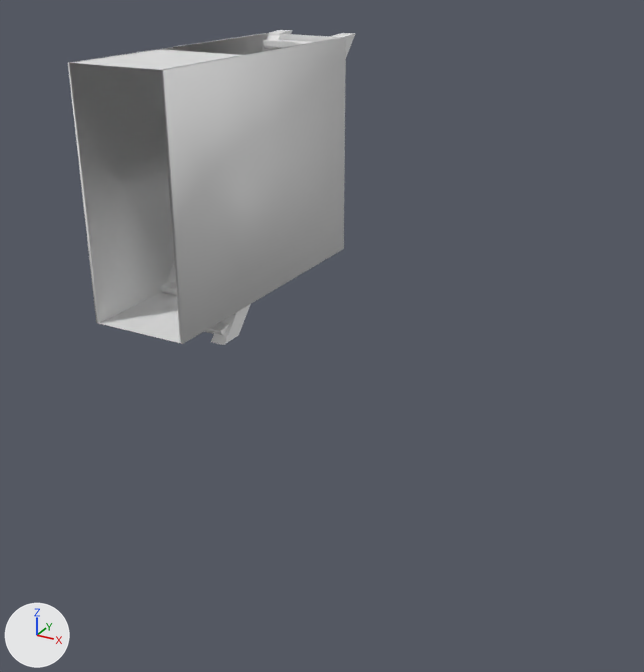
What one commit did to the FBX model Assets/Art/Models/Assets/escaleras_subterraneo.fbx.
Camera for both pictures: a 50 mm camera at (-3.96, -14.13, -1.8) aimed at (-8.35, -6.16, -5.79). The axes (+X, +Y, +Z) are drawn at lower left. The lights are the same throughout. The first picture is the older version. Materials are left out; every surface is plain grey. Where no turn or scale is listed for an object, it has been applied to the vertices.

Names of what the first picture shows: 'stairs_wood_regular_middle_1m_fantasy_005.002', 'wall_plain_5x4m_ext_009.002'.
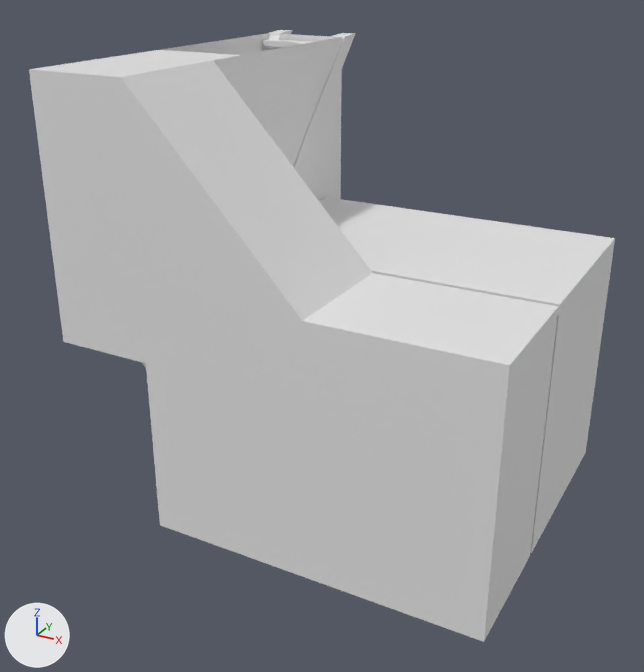
Where the change shows, as pixel boxes (x1, y1, x2, y2) in the pictures (644 x 672 px):
'Cube.001', added
    after: (29, 33, 615, 642)
'wall_plain_5x4m_ext_009.002', deleted
    before: (68, 33, 346, 344)

The change, as a list of edits to the scene's bpy script:
```text
Add me_cube_001:
    me_cube_001.from_pydata(...)  # 90 vertices, 87 faces; spans x -2.11..2.61, y -2.45..1.7, z -1.74..2.92
Add me_scene_129:
    me_scene_129.from_pydata(...)  # 172 vertices, 242 faces; spans x -1.68..0.52, y -0.57..0.54, z -0.53..1.53
Remove ob_wall_plain_5x4m_ext_009_002:
    ob_wall_plain_5x4m_ext_009_002 = bpy.data.objects.new('wall_plain_5x4m_ext_009.002', me_scene_203)
    ob_wall_plain_5x4m_ext_009_002.location = (-9.88, -5.77, -4.22)
Add ob_cube_001:
    ob_cube_001 = bpy.data.objects.new('Cube.001', me_cube_001)
    ob_cube_001.location = (-8.31, -5.53, -5.78)
Add ob_stairs_wood_regular_middle_1m_fantasy_005_003:
    ob_stairs_wood_regular_middle_1m_fantasy_005_003 = bpy.data.objects.new('stairs_wood_regular_middle_1m_fantasy_005.003', me_scene_129)
    ob_stairs_wood_regular_middle_1m_fantasy_005_003.location = (-7.95, -7.25, -7.12)
```
